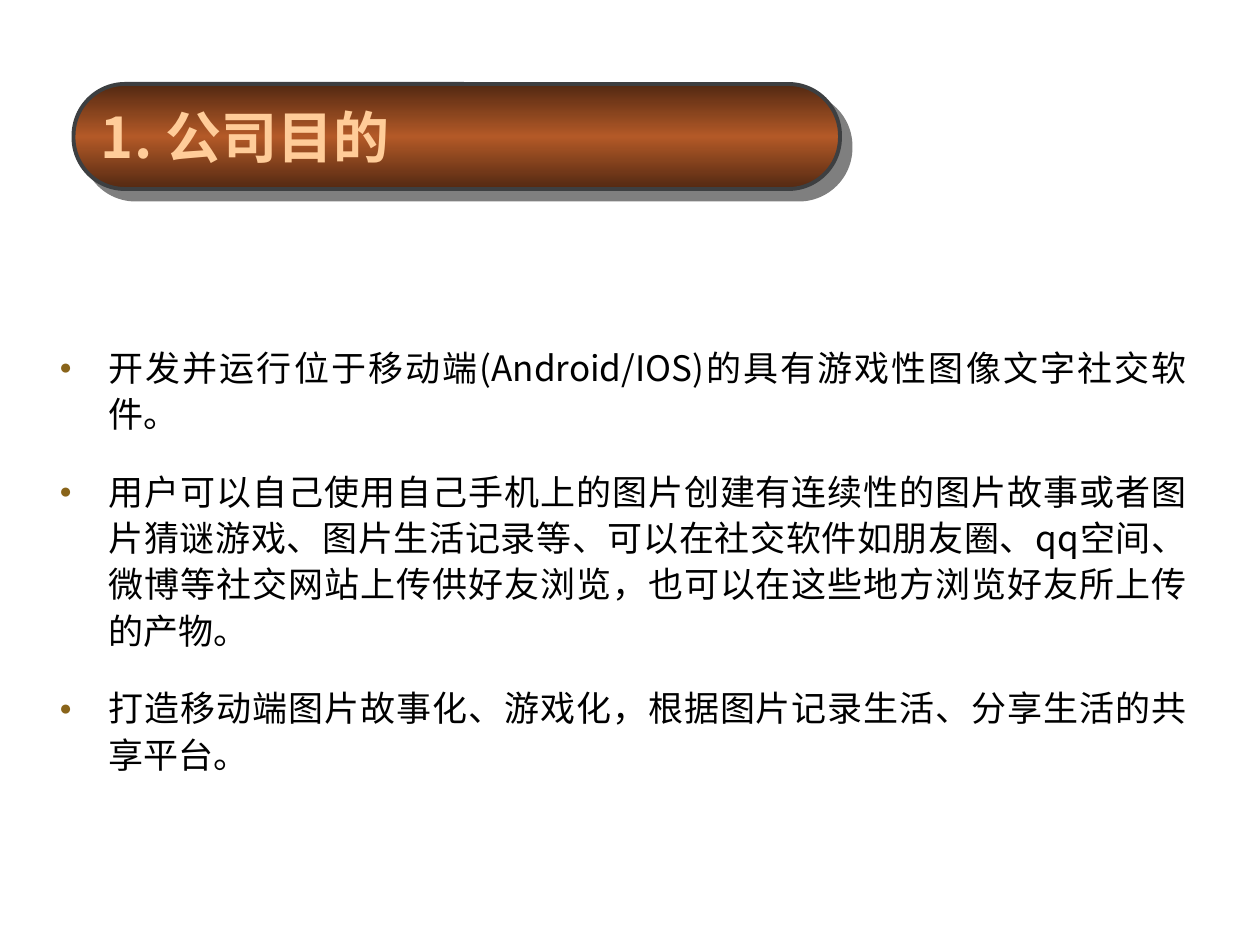
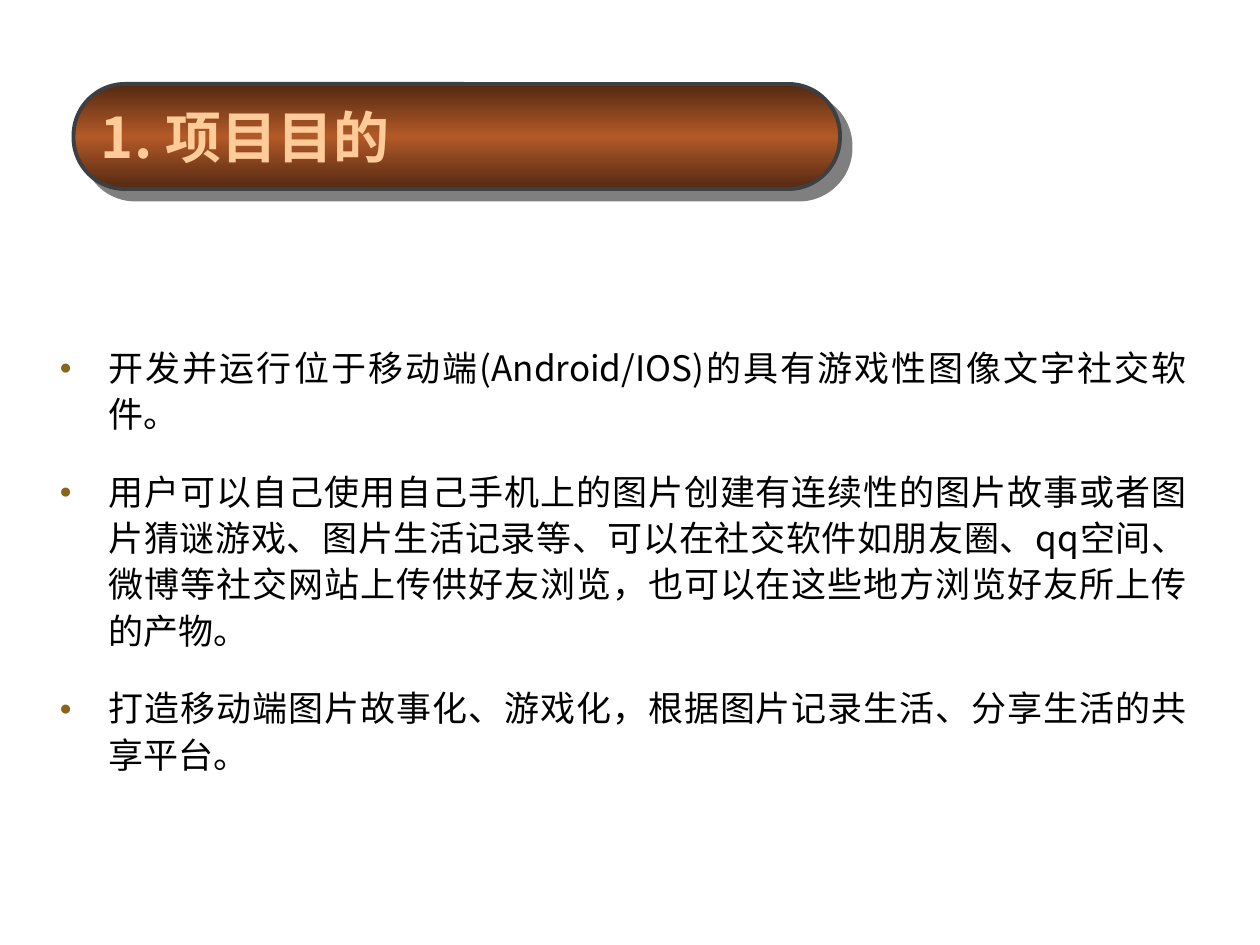
Before and after one commit to cylong1016/Via, a slide deck: slide 3 of doc/商业企划书_new.ppt. Drawn at 1260x945 pixels with LibreOffice and Linux fonts; fonts in the diff are those of the drawing; background and template pictures are left out. Boxes give left, top, right and bottom in pixels: in the first picture for what was removed or moved away, otherwise in the second. Text is boxed around its words. In the diff, an @@ line names an element or a change of style, - is before the commit and + after.

```diff
--- a/doc/商业企划书_new.ppt
+++ b/doc/商业企划书_new.ppt
@@ text in rounded rectangle at bbox=[112, 102, 389, 183]: text changed @@
-1. 公司目的
+1. 项目目的
```
Also in this commit, not shown: 8 other slides changed, 2 other files.
